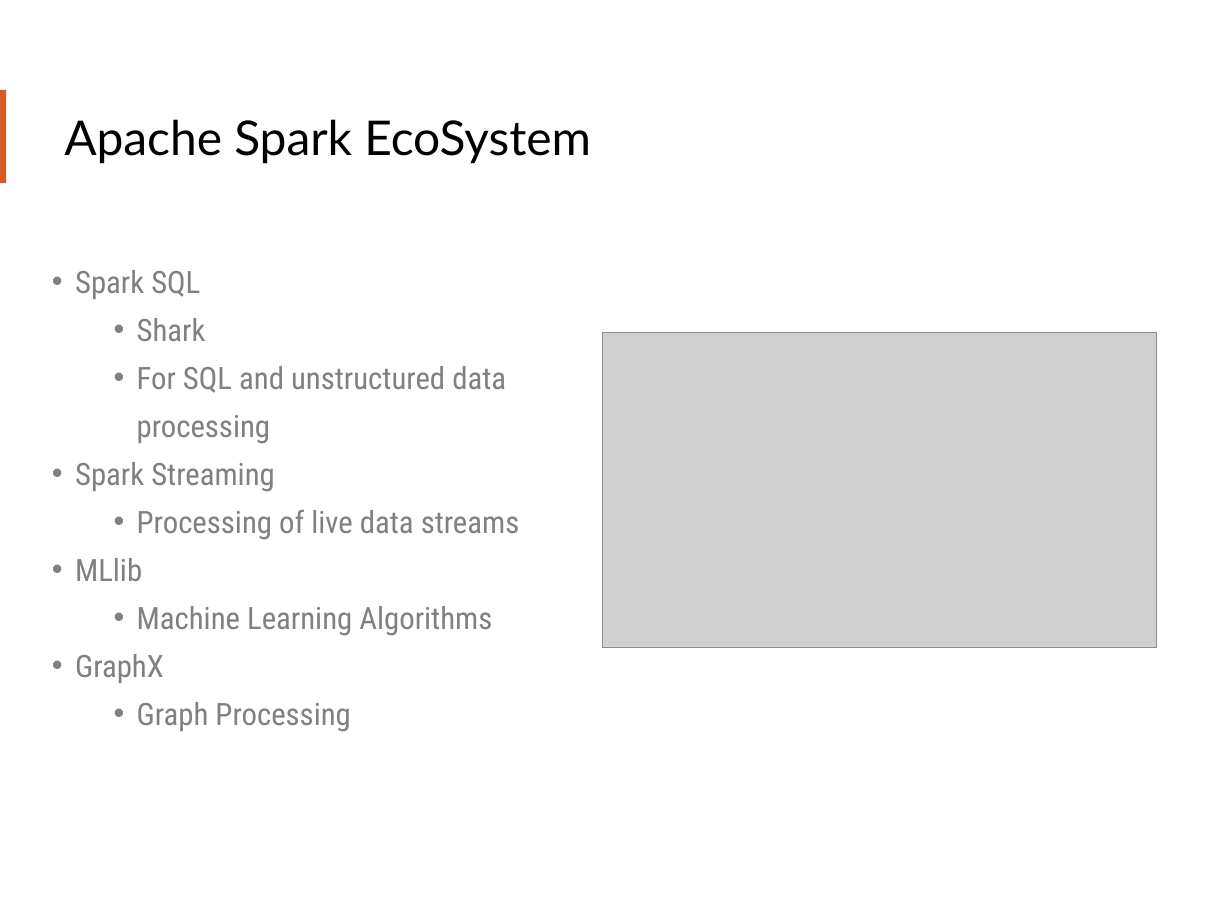
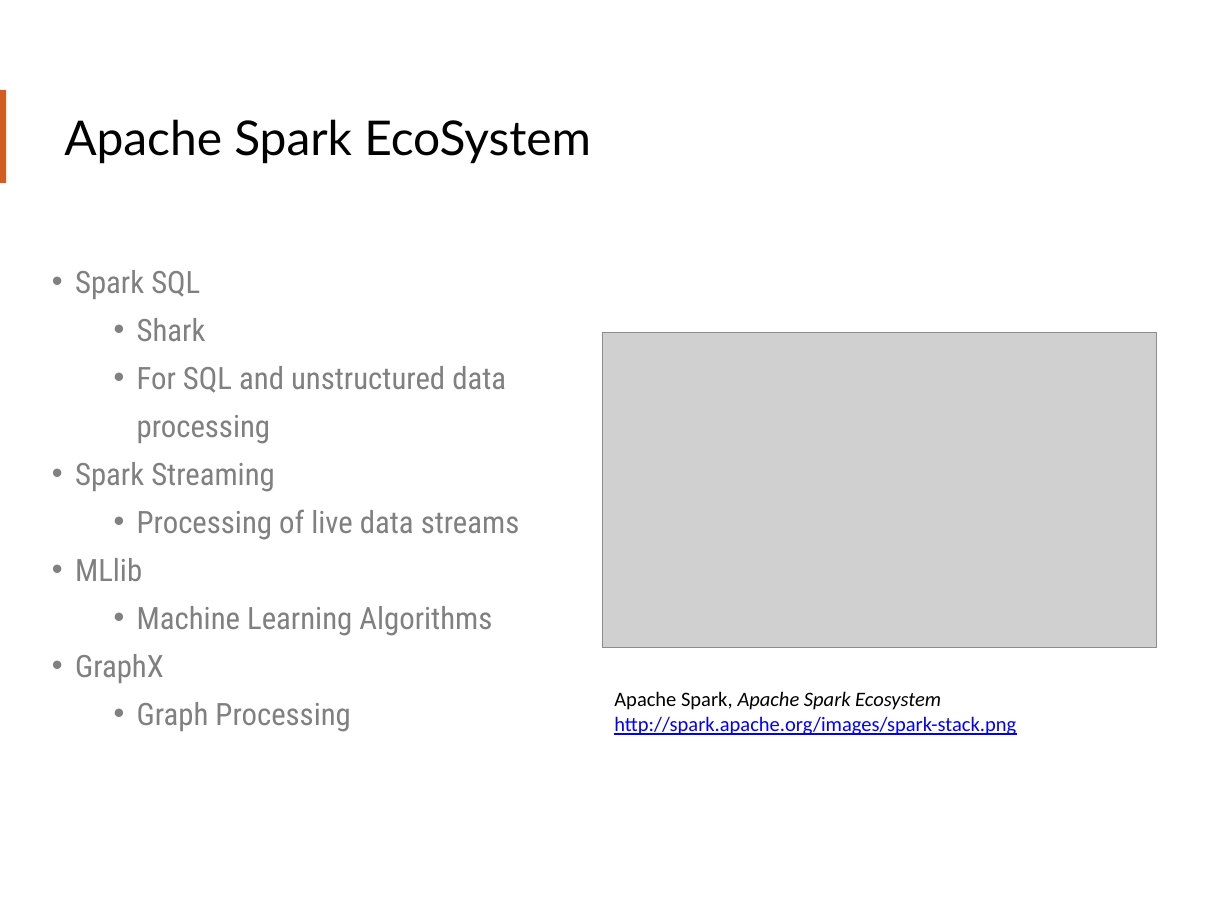
Before and after one commit to teamclairvoyant/intro-to-spark, a slide deck: slide 7 of Intro to Apache Spark Slides.pptx. Drawn at 1232x924 pixels with LibreOffice and Linux fonts; fonts in the diff are those of the drawing; grey boxes stand for pictures. Boxes give left, top, right and bottom in pixels: in the first picture for what was removed or moved away, otherwise in the second. Text is boxed around its words. In the diff, an @@ line names an element or a change of style, - is before the commit and + after.

```diff
--- a/Intro to Apache Spark Slides.pptx
+++ b/Intro to Apache Spark Slides.pptx
@@ text added at bbox=[614, 691, 1016, 735], 12 pt, text #0000FF, underline @@
+Apache Spark, Apache Spark Ecosystem
+http://spark.apache.org/images/spark-stack.png
```
Also in this commit, not shown: 11 other slides changed.
